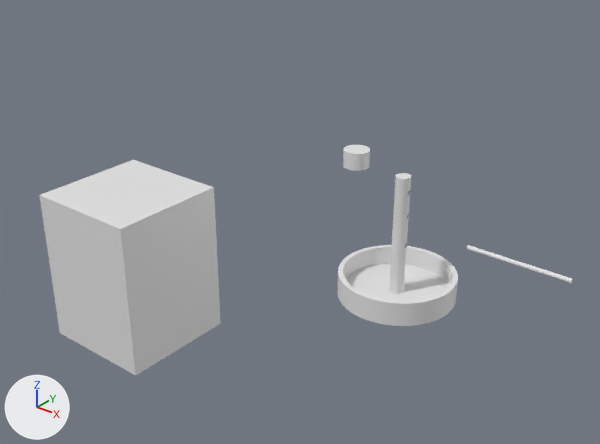
One commit to the Blender file HerbHolder.blend: the scene before it, then after it.
Before and after are seen from a 50 mm lens placed at (0.484, -0.805, 0.554), pointed at (-0.11, -0.062, 0.094). Lighting does not change. The marker at lower left points along +X, +Y and +Z.

The first picture shows 'Base+Stem', 'PinHole', 'ReferenceSize6x6x8', 'TopHoleReference'.
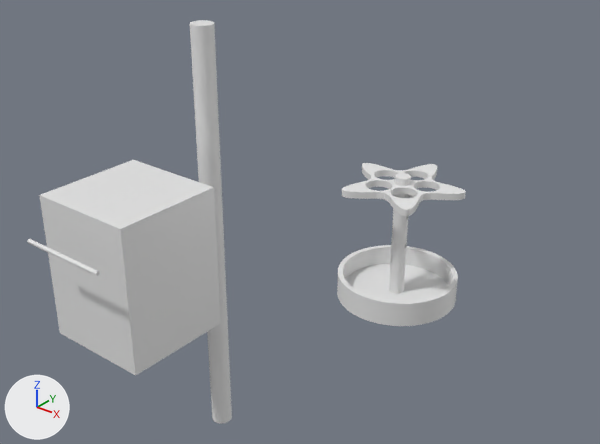
Where the change shows, as pixel boxes [x1, y1, x2, y2] in the pictures (600 x 444 px):
'TopHoleReference', reshaped, moved, rescaled (54% wider, 1400% taller)
    before: [343, 145, 370, 171]
    after: [190, 20, 232, 424]
'Top', added
    after: [342, 163, 466, 216]
'PinHole', moved
    before: [467, 245, 573, 283]
    after: [27, 239, 100, 276]
part 1 of me_cylinder_003, added
    after: [190, 20, 232, 424]
part 2 of me_cylinder_003, deleted
    before: [343, 145, 370, 171]

The change in detail:
me_cylinder_003 is used by ob_topholereference; location (-0.153, 0.122, 0.115).
me_cylinder_003 had 192 vertices, 98 faces and spanned x -0.0191..0.0191, y -0.0191..0.0191, z -0.0127..0.0127.
me_cylinder_003 now has 400 vertices, 202 faces and spans x -0.0159..0.0159, y -0.0159..0.0159, z -0.0063..0.0063.
me_cylinder_003 part 1: 400 vertices added at x -0.0159..0.0159, y -0.0159..0.0159, z -0.0063..0.0063, forming a 200-sided cylinder along z.
me_cylinder_003 part 2: 192 vertices removed from x -0.0191..0.0191, y -0.0191..0.0191, z -0.0127..0.0127.
Mesh me_cylinder_004 is new.
It has 2700 vertices, 1400 faces and spans x -0.094..0.094, y -0.081..0.098, z -0.006..0.006.
Object 'TopHoleReference' (ob_topholereference) moves from (-0.153, 0.122, 0.115) to (-0.286, -0.043, 0.0).
Object 'TopHoleReference' (ob_topholereference) is rescaled from (1.0, 1.0, 1.0) to (1.0, 1.0, 50.0).
Object 'PinHole' (ob_pinhole) moves from (0.157, 0.001, 0.098) to (-0.261, -0.313, 0.098).
Object 'Top' (ob_top) is new; it shows me_cylinder_004.
Its location is (0.0, -0.001, 0.152).
Its rotation in degrees is (0, 0, -288).
Its scale is (0.78, 0.78, 0.666).
